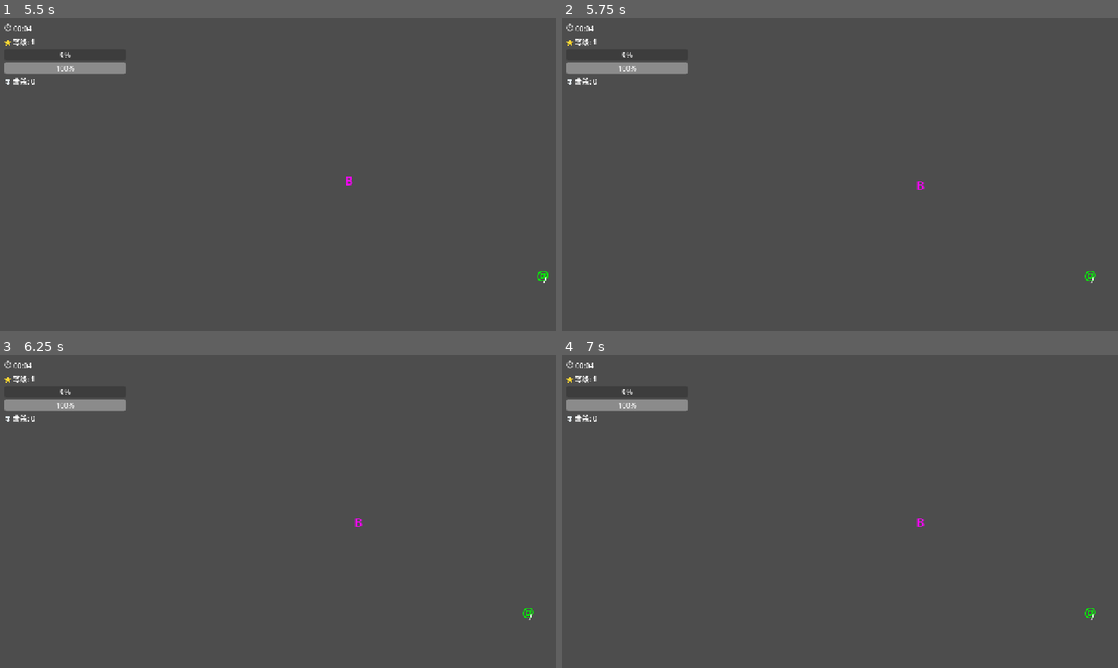
Above: before the commit, frames 1-4 (two rows, left to right).
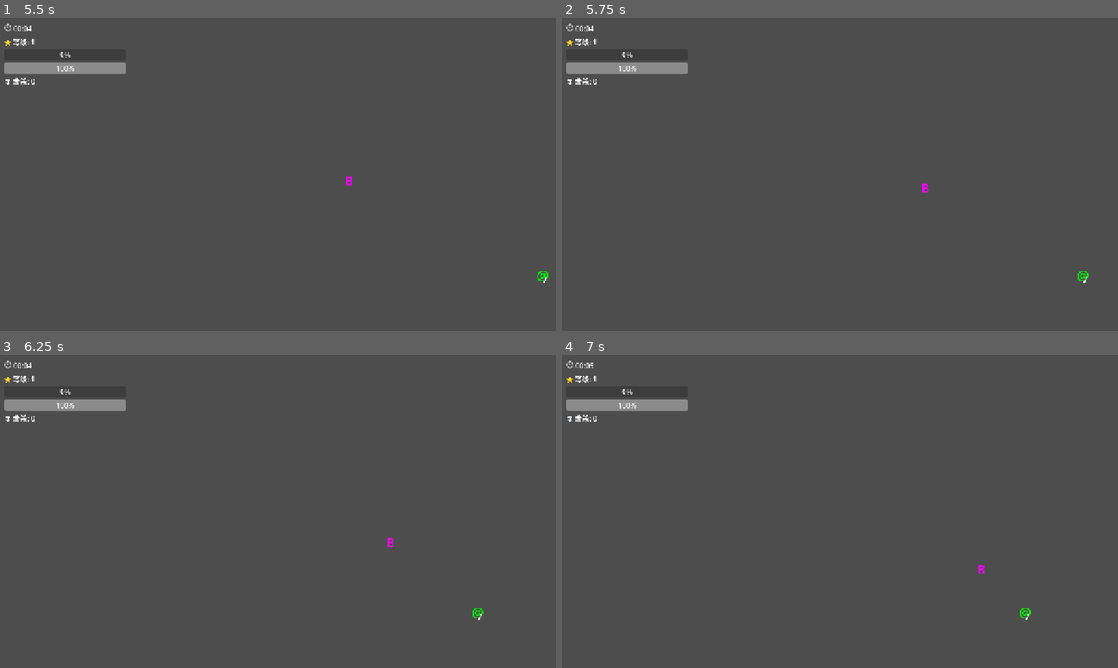
Above: after the commit, the same moments.

Repository: Coulky/milk
Game: Godot game, scene res://scenes/ui/main_menu.tscn
Two runs of this game, one before a commit and one after it. Both use one fixed random seed, a clock stepped at 60 frames per second and the inputs below.
Inputs (mouse positions are in pixels of both pictures, inside the frame that each line leads up to):
- Up to frame 1 (5.5 s): click "开始游戏" at 0.5 s; click "战士 [剑]" at 1.25 s; tap Enter (ui_accept) at 2, 2.27, 3.02, 4.25, 4.52, 5, 5.27 s; hold D (move_right) 2.03-2.78 s; hold S (move_down) 2.78-3.53 s; hold D (move_right) 3.53-4.28 s; hold W (move_up) 4.28-5.03 s; hold A (move_left) from 5.03 s (still down)
- Up to frame 2 (5.75 s): keep holding A (move_left); tap Escape (ui_cancel, bound only before the commit) at 5.65 s
- Up to frame 3 (6.25 s): keep holding A (move_left); tap Enter (ui_accept) at 6.02 s
- Up to frame 4 (7 s): tap R (pause_menu, bound only after the commit) at 6.4 s; release A (move_left) at 6.5 s; click (628, 364) at 6.5 s, where only the run after the commit has a clickable "继续游戏"

Frame 1 is identical in both runs. In frame 2, 0.1% of the frame differs, in the area x 63-96%, y 52-85%; in frame 3, 0.1%; in frame 4, 0.2%, in the area x 5-96%, y 2-85%.

Commit message:
暂停菜单

Diff:
--- a/project.godot
+++ b/project.godot
@@ -57,6 +57,17 @@
 , Object(InputEventKey,"resource_local_to_scene":false,"resource_name":"","device":-1,"window_id":0,"alt_pressed":false …(186 unchanged characters)…
 ]
 }
+pause_menu={
+"deadzone": 0.5,
+"events": [Object(InputEventKey,"resource_local_to_scene":false,"resource_name":"","device":-1,"window_id":0,"alt_pressed":false,"shift_pressed":false,"ctrl_pressed":false,"meta_pressed":false,"pressed":false,"keycode":0,"physical_keycode":82,"key_label":0,"unicode":114,"location":0,"echo":false,"script":null)
+]
+}
+
+ui_cancel={
+"deadzone": 0.5,
+"events": [Object(InputEventKey,"resource_local_to_scene":false,"resource_name":"","device":-1,"window_id":0,"alt_pressed":false,"shift_pressed":false,"ctrl_pressed":false,"meta_pressed":false,"pressed":false,"keycode":0,"physical_keycode":4194304,"key_label":0,"unicode":0,"location":0,"echo":false,"script":null)
+]
+}
 
 [layer_names]
 
--- a/scripts/entities/enemies/enemy.gd
+++ b/scripts/entities/enemies/enemy.gd
@@ -79,6 +79,10 @@
 	queue_free()
 
 func spawn_experience_gem():
+	# 使用 call_deferred 来避免在物理查询刷新期间修改场景树
+	call_deferred("_spawn_experience_gem_deferred")
+
+func _spawn_experience_gem_deferred():
 	var gem_scene = preload("res://scenes/entities/experience_gem.tscn")
 	var gem = gem_scene.instantiate()
 	gem.global_position = global_position
--- a/scripts/entities/weapons/projectile.gd
+++ b/scripts/entities/weapons/projectile.gd
@@ -20,6 +20,8 @@
 	setup_visuals()
 
 func setup_visuals():
+	if not is_instance_valid(sprite):
+		return
 	sprite.text = projectile_symbol
 	sprite.add_theme_color_override("font_color", projectile_color)
 	sprite.add_theme_font_size_override("font_size", 16)
@@ -63,4 +65,5 @@
 		body.take_damage(damage)
 
 		if hit_enemies.size() >= piercing:
-			queue_free()
+			# 使用 call_deferred 来避免在物理查询刷新期间修改场景树
+			call_deferred("queue_free")
--- a/scripts/main.gd
+++ b/scripts/main.gd
@@ -8,10 +8,91 @@
 var player_scene = preload("res://scenes/entities/player.tscn")
 var player: CharacterBody2D = null
 
+# 暂停菜单对话框
+var pause_dialog: AcceptDialog
+
 func _ready():
 	GameManager.connect("level_up", _on_level_up)
 	GameManager.connect("game_over", _on_game_over)
+	# 预创建暂停菜单
+	create_pause_dialog()
+	# 设置 process_mode 为 ALWAYS，确保在场景树暂停时仍能响应输入
+	process_mode = Node.PROCESS_MODE_ALWAYS
 	start_game()
+
+func create_pause_dialog():
+	# 创建暂停菜单对话框
+	pause_dialog = AcceptDialog.new()
+	# 设置 process_mode 为 ALWAYS，确保在场景树暂停时仍能响应
+	pause_dialog.process_mode = Node.PROCESS_MODE_ALWAYS
+	pause_dialog.title = "游戏暂停"
+	pause_dialog.min_size = Vector2(300, 200)
+
+	# 清除默认的OK按钮
+	for child in pause_dialog.get_children():
+		if child is Button and child.text == "OK":
+			child.queue_free()
+
+	# 创建垂直容器
+	var vbox = VBoxContainer.new()
+	# 设置 process_mode 为 ALWAYS
+	vbox.process_mode = Node.PROCESS_MODE_ALWAYS
+	vbox.add_theme_constant_override("margin_left", 20)
+	vbox.add_theme_constant_override("margin_top", 20)
+	vbox.add_theme_constant_override("margin_right", 20)
+	vbox.add_theme_constant_override("margin_bottom", 20)
+	pause_dialog.add_child(vbox)
+
+	# 继续游戏按钮
+	var continue_button = Button.new()
+	# 设置 process_mode 为 ALWAYS
+	continue_button.process_mode = Node.PROCESS_MODE_ALWAYS
+	continue_button.text = "继续游戏"
+	continue_button.pressed.connect(func():
+		# 恢复游戏
+		GameManager.resume_game()
+		pause_dialog.hide()
+	)
+	vbox.add_child(continue_button)
+
+	# 重新开始按钮
+	var restart_button = Button.new()
+	# 设置 process_mode 为 ALWAYS
+	restart_button.process_mode = Node.PROCESS_MODE_ALWAYS
+	restart_button.text = "重新开始"
+	restart_button.pressed.connect(func():
+		# 先恢复游戏，再切换场景
+		GameManager.resume_game()
+		pause_dialog.hide()
+		# 跳转到角色选择界面
+		get_tree().change_scene_to_file("res://scenes/ui/character_select.tscn")
+	)
+	vbox.add_child(restart_button)
+
+	# 退出按钮
+	var exit_button = Button.new()
+	# 设置 process_mode 为 ALWAYS
+	exit_button.process_mode = Node.PROCESS_MODE_ALWAYS
+	exit_button.text = "退出"
+	exit_button.pressed.connect(func():
+		# 先恢复游戏，再切换场景
+		GameManager.resume_game()
+		pause_dialog.hide()
+		# 返回主菜单
+		get_tree().change_scene_to_file("res://scenes/ui/main_menu.tscn")
+	)
+	vbox.add_child(exit_button)
+
+	# 添加ESC键关闭功能
+	pause_dialog.connect("close_requested", func():
+		print("ESC键被按下，恢复游戏")
+		GameManager.resume_game()
+		pause_dialog.hide()
+	)
+
+	# 添加到根节点
+	get_tree().root.add_child(pause_dialog)
+	pause_dialog.hide()
 
 func start_game():
 	GameManager.start_game()
@@ -48,11 +129,20 @@
 	add_child(canvas)
 
 func _input(event: InputEvent):
-	if event.is_action_pressed("ui_cancel"):
-		if GameManager.is_paused:
-			GameManager.resume_game()
-		else:
-			GameManager.pause_game()
-
 	if event.is_action_pressed("ui_accept") and not GameManager.is_game_running:
 		get_tree().reload_current_scene()
+
+	if event.is_action_pressed("pause_menu") and GameManager.is_game_running and not GameManager.is_paused:  # 'r' key
+		show_pause_menu()
+
+	# 直接处理 ESC 键，确保在游戏暂停时能够恢复
+	if event.is_action_pressed("ui_cancel") and GameManager.is_paused:
+		print("ESC键被按下，恢复游戏")
+		GameManager.resume_game()
+		pause_dialog.hide()
+
+func show_pause_menu():
+	# 暂停游戏
+	GameManager.pause_game()
+	# 显示预创建的暂停菜单
+	pause_dialog.show()
--- a/scripts/managers/game_manager.gd
+++ b/scripts/managers/game_manager.gd
@@ -42,12 +42,14 @@
 func pause_game():
 	if is_game_running:
 		is_paused = true
+		# 暂停整个场景树
 		get_tree().paused = true
 		emit_signal("game_paused")
 
 func resume_game():
 	if is_game_running and is_paused:
 		is_paused = false
+		# 恢复整个场景树
 		get_tree().paused = false
 		emit_signal("game_resumed")
 
Not shown, changed: README.md
